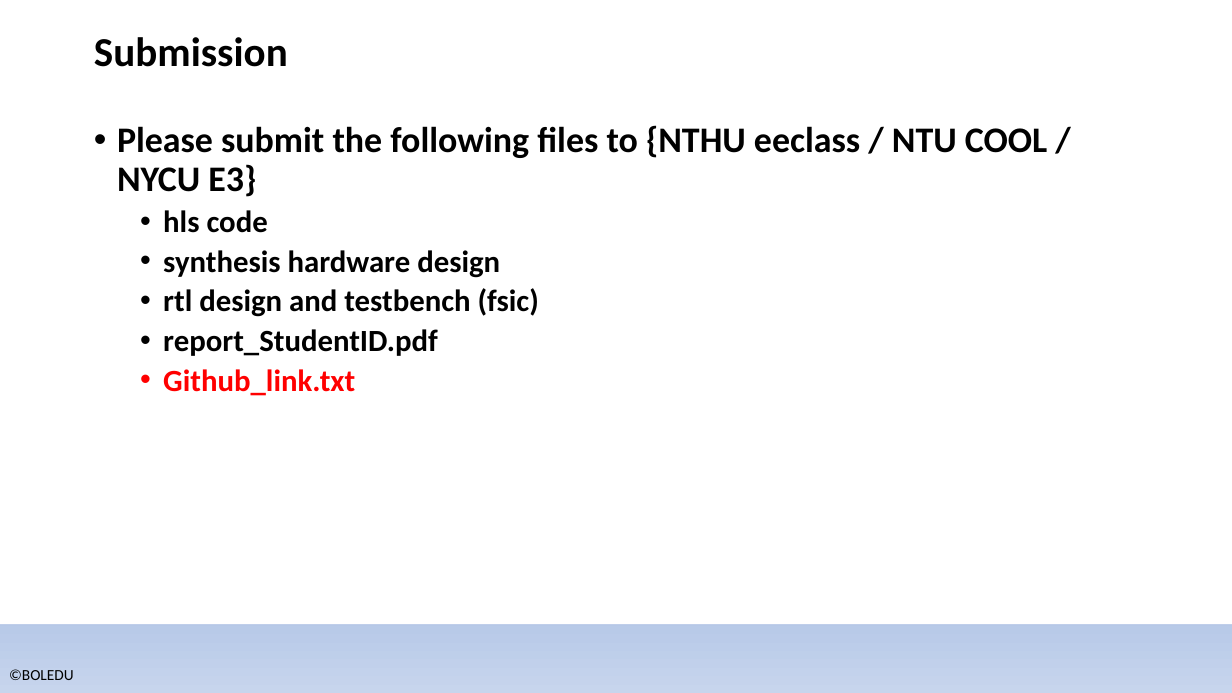
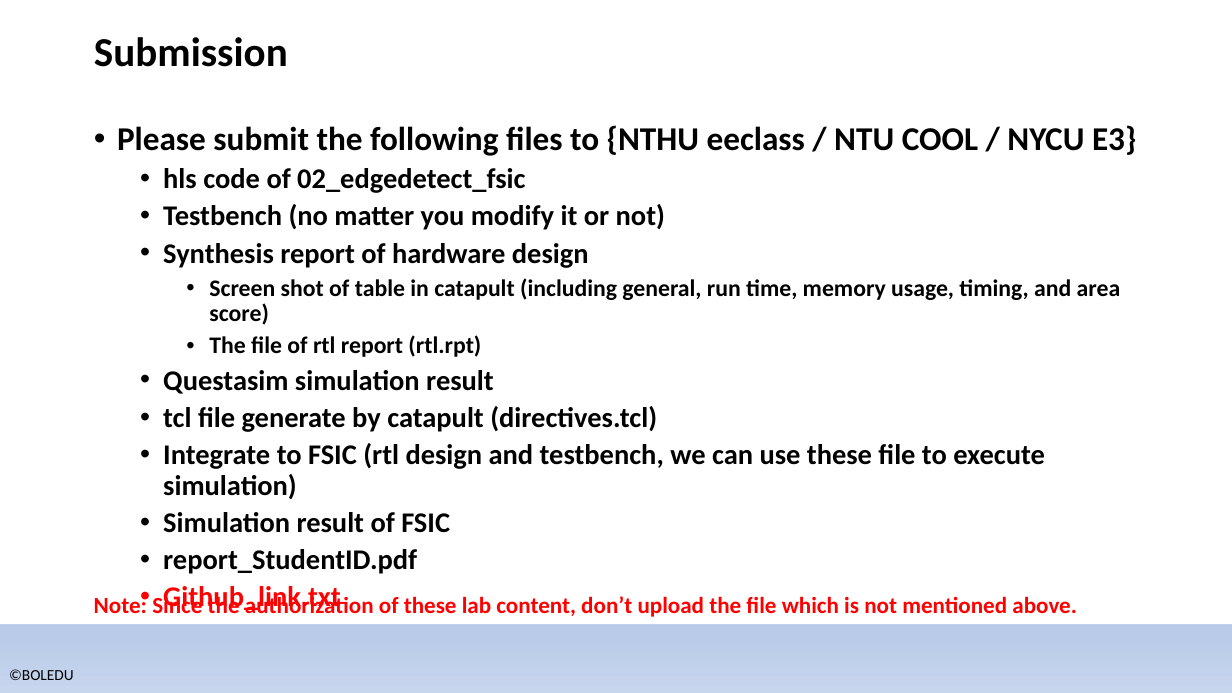
Before and after one commit to bol-edu/caravel-soc_fpga-lab, a slide deck: slide 15 of catapult_hls/lab_catapult_workbook.pptx (slide 14 before the commit). Drawn at 1232x693 pixels with LibreOffice and Linux fonts; fonts in the diff are those of the drawing; background and template pictures are left out. Boxes give left, top, right and bottom in pixels: in the first picture for what was removed or moved away, otherwise in the second. Text is boxed around its words. In the diff, an @@ line names an element or a change of style, - is before the commit and + after.

```diff
--- a/catapult_hls/lab_catapult_workbook.pptx
+++ b/catapult_hls/lab_catapult_workbook.pptx
@@ text at (117,125,1136,613): size 28 to 25.9 pt in "Please submit the following files to {NTHU ..."; size 24 to 22.2 pt in "report_StudentID.pdf", "Github_link.txt" @@
@@ text at (163,168,1121,533): text changed; size 24 to 22.2 pt @@
-  • hls code
-  • synthesis hardware design
-  • rtl design and testbench (fsic)
+  • hls code of 02_edgedetect_fsic
+  • Testbench (no matter you modify it or not)
+  • Synthesis report of hardware design
+    • Screen shot of table in catapult (including general, run time, memory usage, timing, and area score)
+    • The file of rtl report (rtl.rpt)
+  • Questasim simulation result
+  • tcl file generate by catapult (directives.tcl)
+  • Integrate to FSIC (rtl design and testbench, we can use these file to execute simulation)
+  • Simulation result of FSIC
@@ text added at (94,594,1077,617), 18 pt, text #FF0000, bold @@
+Note: Since the authorization of these lab content, don’t upload the file which is not mentioned above.
```
Also in this commit, not shown: 5 other slides changed, 1 slide added, 1 other file.
